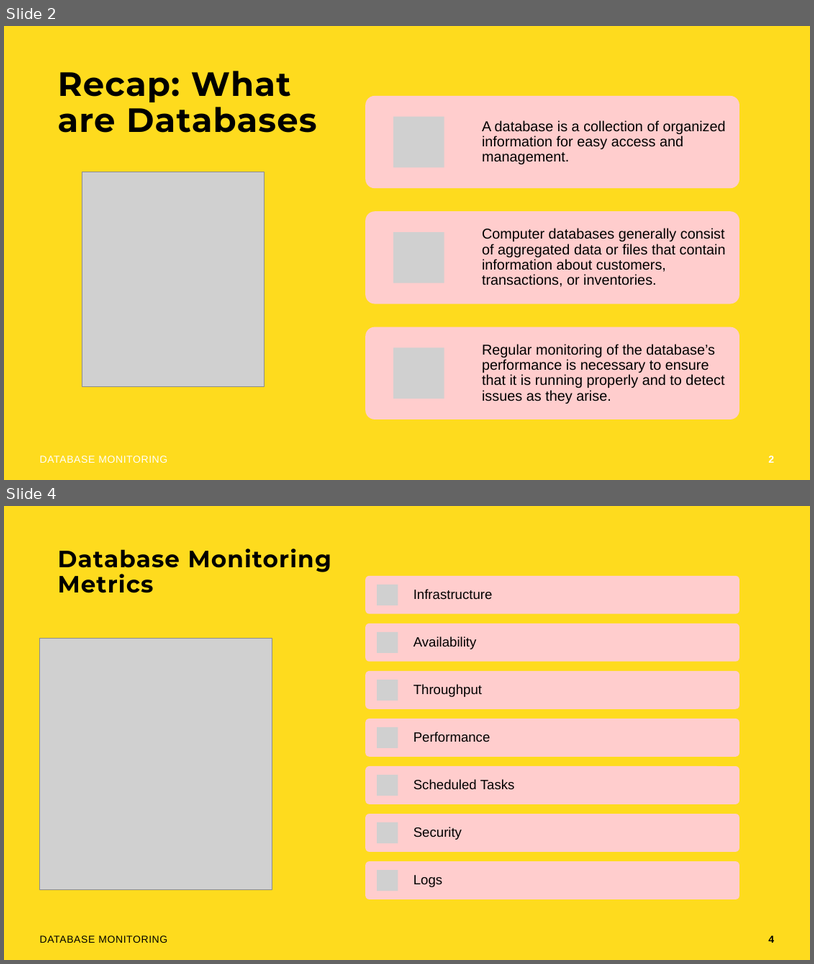
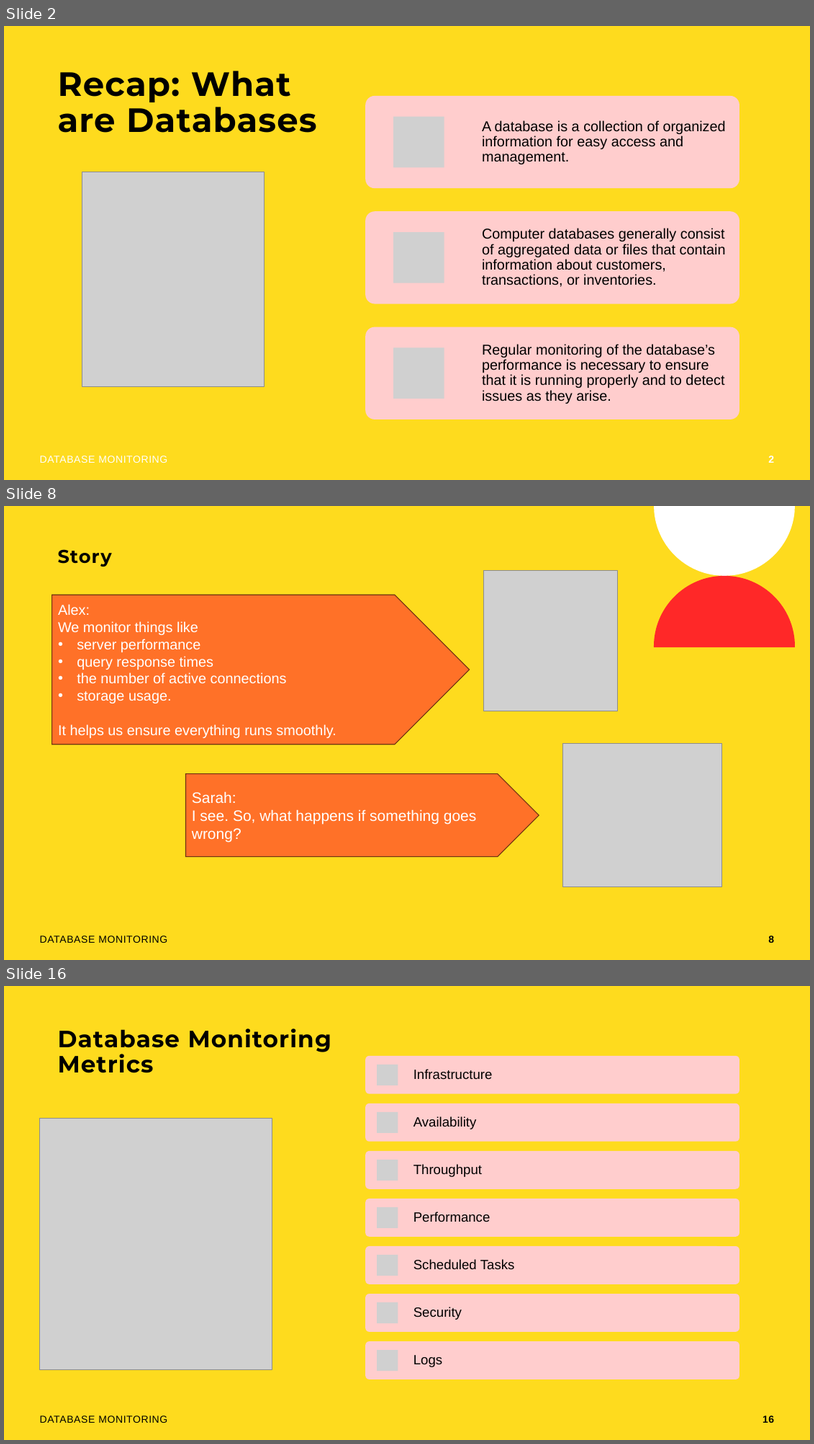
Before and after one commit to rolling-scopes-school/devops, a slide deck: modules/11. Monitoring/Database Monitoring.pptx. Shown one above the other, each under a label of ours: slides 2 and 4 before the commit, slides 2, 8 and 16 after it; the slides between them are not shown. The pictures are 814x964 and 814x1444 pixels, drawn with LibreOffice and Linux fonts; fonts in the diff are those of the drawing; grey boxes stand for pictures; background and template pictures are left out. Boxes give left, top, right and bottom in pixels: in the first picture for what was removed or moved away, otherwise in the second. Text is boxed around its words. In the diff, an @@ line names an element or a change of style, - is before the commit and + after.

```diff
--- a/modules/11. Monitoring/Database Monitoring.pptx
+++ b/modules/11. Monitoring/Database Monitoring.pptx
@@ slide 8 added at (4,506,810,960), background #FEDB1E @@
@@ freeform shape added at (654,506,795,576), fill #FFFFFF @@
@@ title added at (58,549,112,566), 22 pt, text #000000, bold @@
+Story
@@ picture added at (484,571,618,711) @@
@@ freeform shape added at (654,576,795,647), fill #FF2828 @@
@@ pentagon arrow added at (52,595,469,744), fill #FF7128, outline #703212 1 pt, 17 pt, text #FFFFFF @@
+Alex:
+We monitor things like
+• server performance
+• query response times
+• the number of active connections
+• storage usage.
+It helps us ensure everything runs smoothly.
@@ picture added at (563,743,722,886) @@
@@ pentagon arrow added at (186,773,540,856), fill #FF7128, outline #703212 1 pt, 18 pt, text #FFFFFF @@
+Sarah:
+I see. So, what happens if something goes wrong?
@@ text added at (40,935,167,942), 12 pt, text #000000 @@
+DATABASE MONITORING
@@ page number added at (769,935,774,942), 12 pt, text #000000, bold @@
+8
@@ what was slide 4 is now slide 16 @@
@@ page number at (763,1415,774,1422): text changed @@
-4
+16
```
Also in this commit, not shown: 18 slides changed, 11 other slides added.
